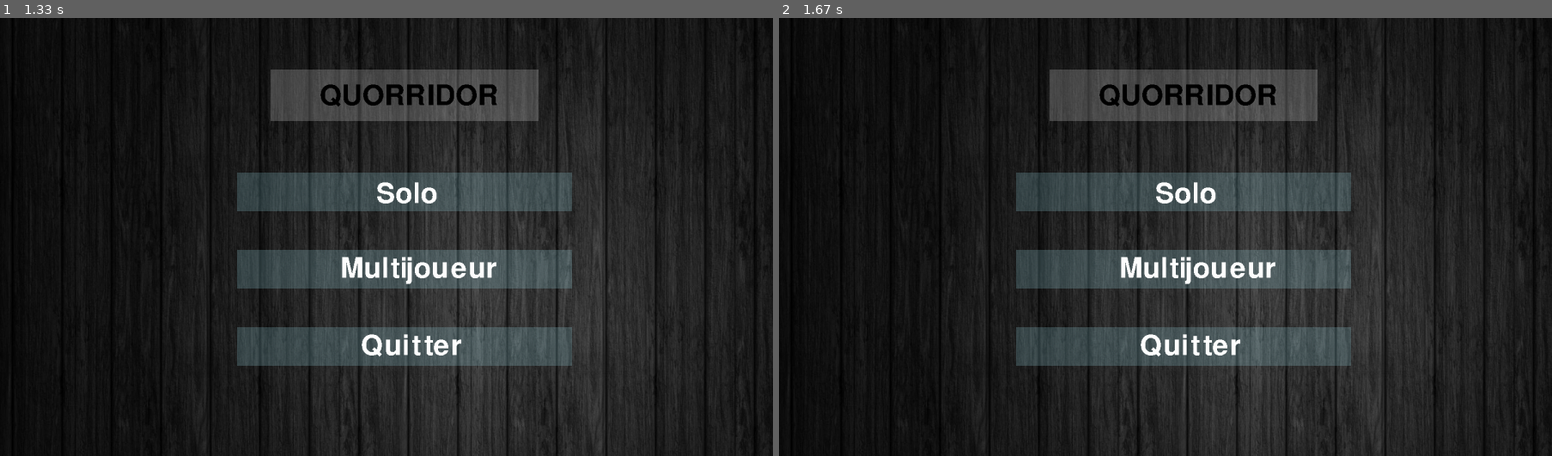
Above: before the commit, frames 1-2 (left to right).
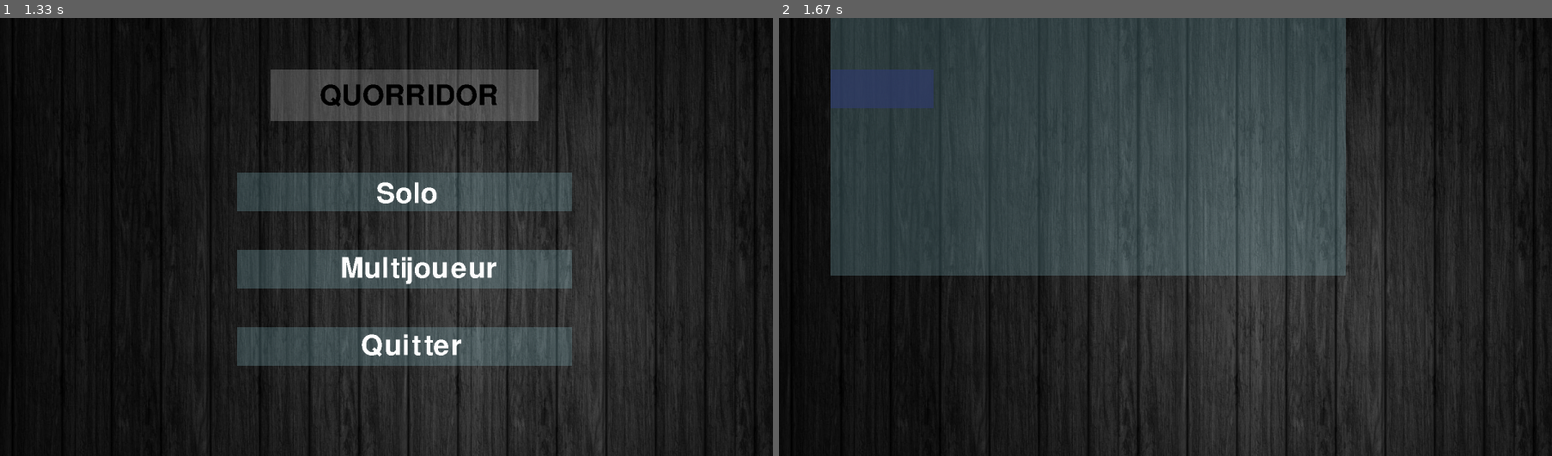
Above: after the commit, the same moments.

Repository: StaZyXx/ProjetFin1erAnnee
Game: pygame game, started from view_rework.py
The game is run twice, just before and just after one commit, with the same random seed, the same clock (stepped at 60 frames per second) and the same inputs.
Inputs (mouse positions are in pixels of both pictures, inside the frame that each line leads up to):
- Up to frame 1 (1.33 s): click (386, 237) at 0.38 s; click (386, 263) at 0.72 s
- Up to frame 2 (1.67 s): click (1173, 184) at 1.55 s

Frame 1 is identical in both runs. In frame 2, 35% of the frame differs, in the area x 6-74%, y 0-80%.

Commit message:
continue pygame

Diff:
--- a/view_rework.py
+++ b/view_rework.py
@@ -1,5 +1,7 @@
 import pygame
 from pygame.locals import *
+
+import time
 
 
 class View:
@@ -8,10 +10,36 @@
         self.__WHITE = (255, 255, 255, 50)
         self.__BLACK = (0, 0, 0)
         self.__BLUE = (171, 242, 255, 50)
+        self.__DARK_BLUE = (57, 73, 116, 200)
 
         self.home_page()
 
+        self.__button1 = 1
         # Boucle du jeu
+        while self.__running:
+            print(self.__button1)
+            for event in pygame.event.get():  # récupérer un event
+                if event.type == pygame.QUIT:  # Si l'event est du type fermer la fenetre
+                    self.__running = False
+                    pygame.quit()
+                if event.type == pygame.MOUSEBUTTONDOWN:
+                    self.__cursor_pos = pygame.mouse.get_pos()
+                    if self.__get_solo.collidepoint(self.__cursor_pos):
+                        if self.__button1 == 1:
+                            print("solo")
+                        self.__running = False
+                    elif self.__get_multiplayer.collidepoint(self.__cursor_pos):
+                        if self.__button1 == 1:
+                            print("multiplayer")
+                    elif self.__get_leave.collidepoint(self.__cursor_pos):
+                        if self.__button1 == 1:
+                            print("leave")
+
+        self.__button1 = 0
+        print(self.__button1)
+
+        self.page2()
+        self.__running = True
         while self.__running:
             for event in pygame.event.get():  # récupérer un event
                 if event.type == pygame.QUIT:  # Si l'event est du type fermer la fenetre
@@ -19,12 +47,11 @@
                     pygame.quit()
                 if event.type == pygame.MOUSEBUTTONDOWN:
                     self.__cursor_pos = pygame.mouse.get_pos()
-                    if self.__get_solo.collidepoint(self.__cursor_pos):
-                        print("solo")
-                    elif self.__get_multiplayer.collidepoint(self.__cursor_pos):
+                    if self.__get_multiplayer.collidepoint(self.__cursor_pos):
                         print("multiplayer")
                     elif self.__get_leave.collidepoint(self.__cursor_pos):
                         print("leave")
+
 
     def home_page(self):
         pygame.init()
@@ -40,7 +67,7 @@
         pygame.draw.rect(self.__blue_image, self.__WHITE, (525, 100, 520, 100))
         self.__quorridor = self.__font.render('QUORRIDOR', False, (self.__BLACK))
 
-        pygame.draw.rect(self.__blue_image, self.__BLUE, (460, 300, 650, 75))
+        self.__rect_solo = pygame.draw.rect(self.__blue_image, self.__BLUE, (460, 300, 650, 75))
         self.__solo = self.__font.render('Solo', False, (self.__WHITE))
         self.__get_solo = self.__solo.get_rect()
         self.__get_solo.topleft = (700, 300)
@@ -63,5 +90,28 @@
 
         pygame.display.flip()  # Mettre a jour l'affichage
 
+    def page2(self):
+        pygame.init()
+
+        self.__size = (1500, 850)
+        self.__blue_image = pygame.Surface(self.__size, pygame.SRCALPHA)
+
+
+        pygame.draw.rect(self.__blue_image, self.__BLUE, (100, 0, 1000, 500))
+
+        pygame.draw.rect(self.__blue_image, self.__DARK_BLUE, (100, 100, 200, 75))
+
+
+
+        self.__screen.blit(self.__background, (0, 0))
+        self.__screen.blit(self.__blue_image, (0, 0))
+
+
+
+        pygame.display.flip()  # Mettre a jour l'affichage
+
+
+
+
 
 View()
